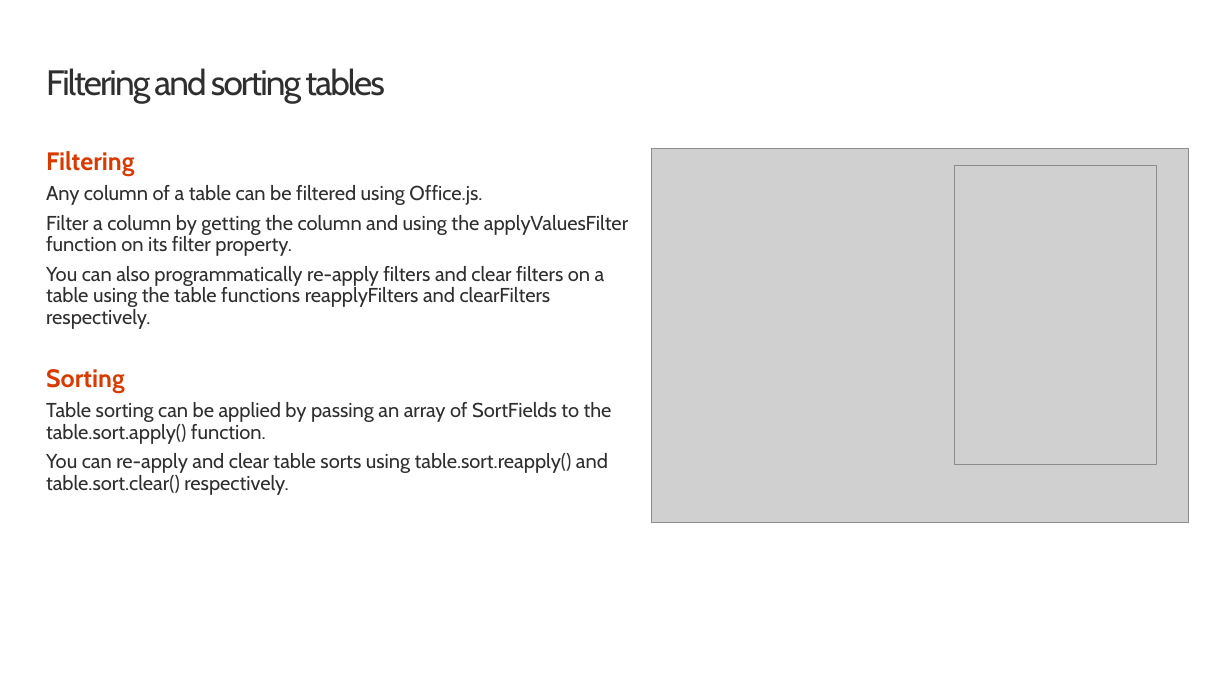
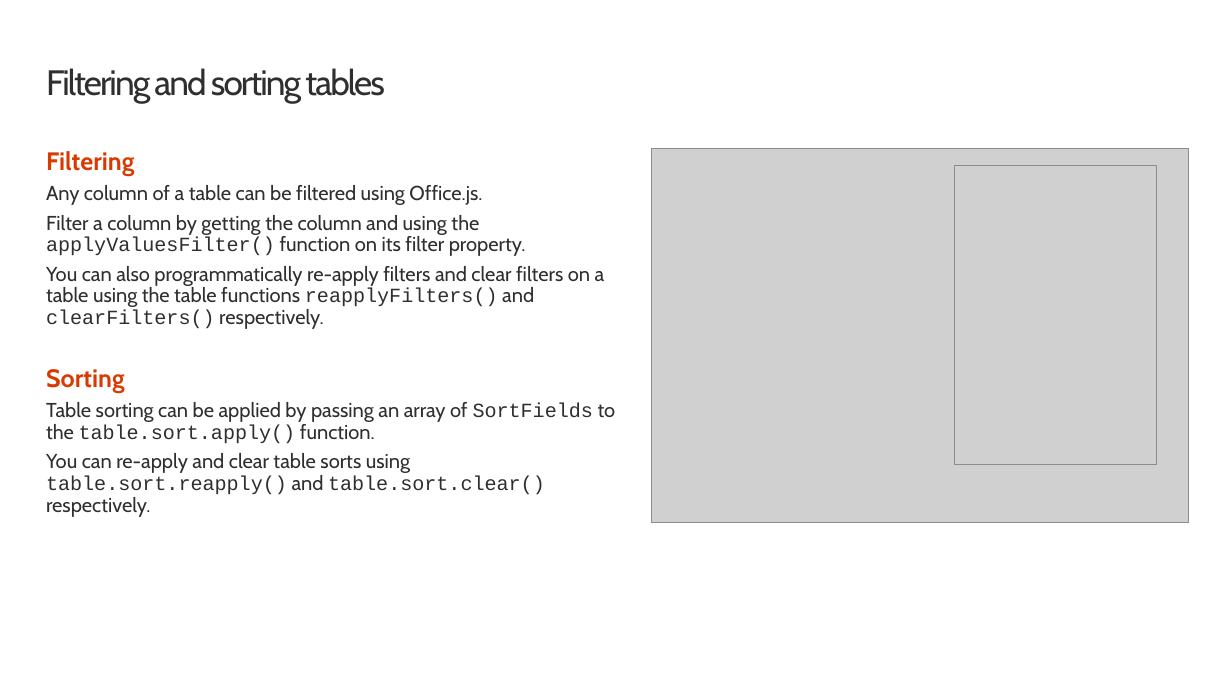
Before and after one commit to OfficeDev/TrainingContent, a slide deck: slide 9 of OfficeAddin/02 Building Add-ins for Microsoft Excel/01 Tables and Charts in Excel Add-ins.pptx. Drawn at 1232x693 pixels with LibreOffice and Linux fonts; fonts in the diff are those of the drawing; grey boxes stand for pictures; background and template pictures are left out. Boxes give left, top, right and bottom in pixels: in the first picture for what was removed or moved away, otherwise in the second. Text is boxed around its words. In the diff, an @@ line names an element or a change of style, - is before the commit and + after.

```diff
--- a/OfficeAddin/02 Building Add-ins for Microsoft Excel/01 Tables and Charts in Excel Add-ins.pptx
+++ b/OfficeAddin/02 Building Add-ins for Microsoft Excel/01 Tables and Charts in Excel Add-ins.pptx
@@ text at box(46, 215, 605, 329): text changed @@
-Filter a column by getting the column and using the applyValuesFilter function on its filter property.
-You can also programmatically re-apply filters and clear filters on a table using the table functions reapplyFilters and clearFilters respectively.
+Filter a column by getting the column and using the applyValuesFilter() function on its filter property.
+You can also programmatically re-apply filters and clear filters on a table using the table functions reapplyFilters() and clearFilters() respectively.
@@ text at box(46, 402, 616, 517): font Cabin to Courier New in "SortFields table.sort.apply()", "table.sort.reapply() table.sort.clear()" @@
```
Also in this commit, not shown: 8 other slides changed, 41 other files.
